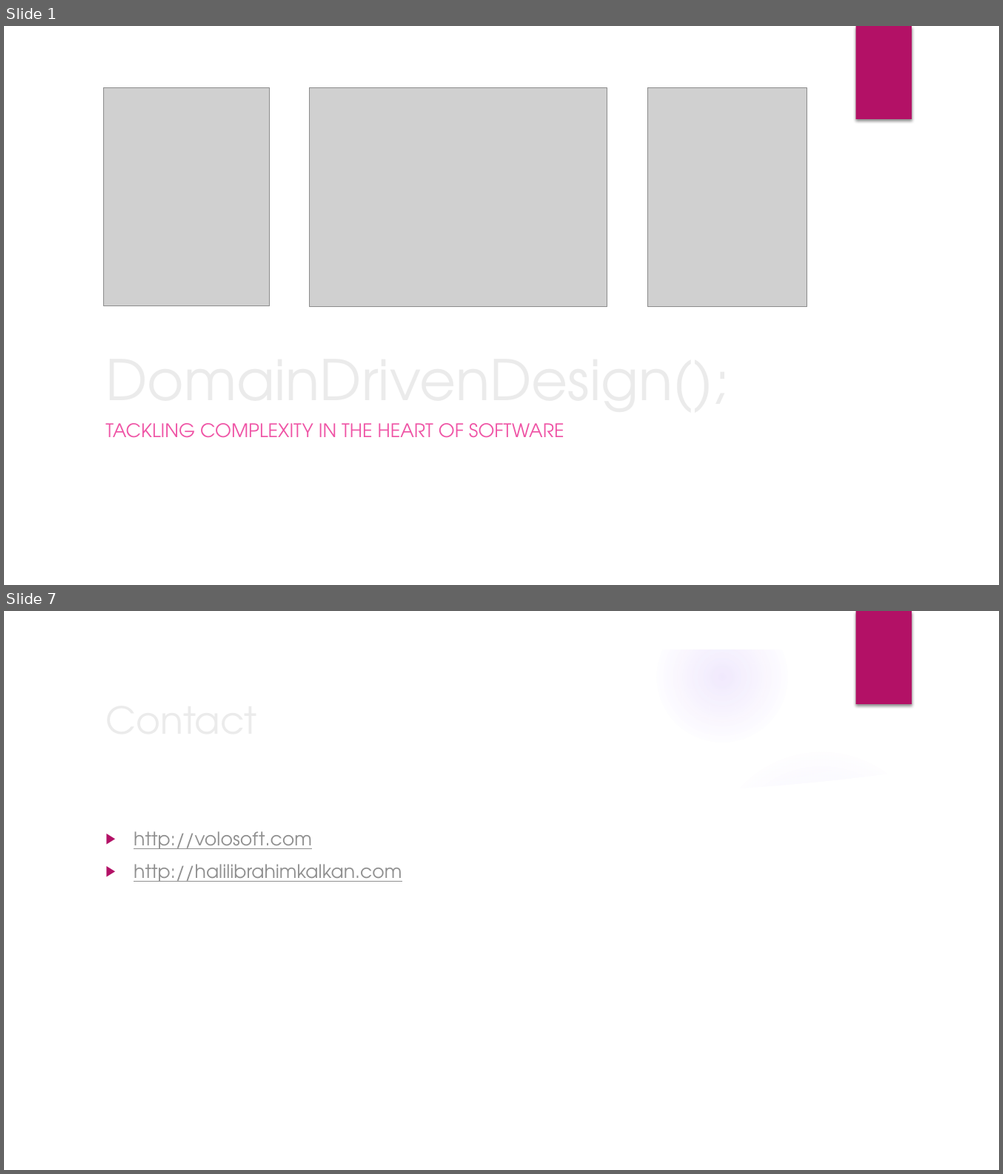
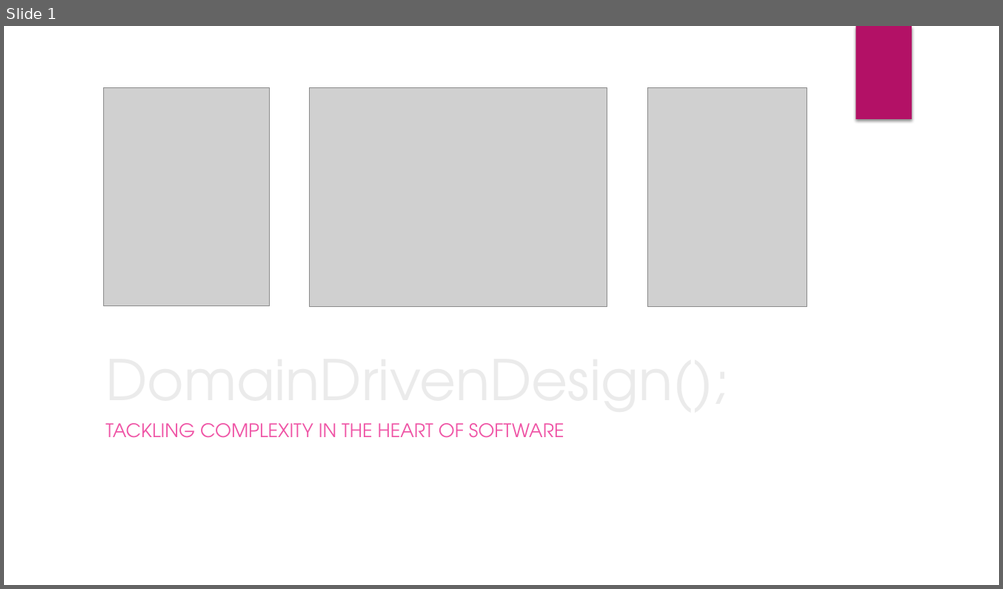
Before and after one commit to hikalkan/samples, a slide deck: DddDemo/doc/DomainDrivenDesign.pptx. Shown one above the other, each under a label of ours: slides 1 and 7 before the commit, slide 1 after it; the slides between them are not shown. The pictures are 1003x1174 and 1003x589 pixels, drawn with LibreOffice and Linux fonts; fonts in the diff are those of the drawing; grey boxes stand for pictures; background and template pictures are left out. Boxes give left, top, right and bottom in pixels: in the first picture for what was removed or moved away, otherwise in the second. Text is boxed around its words. In the diff, an @@ line names an element or a change of style, - is before the commit and + after.

```diff
--- a/DddDemo/doc/DomainDrivenDesign.pptx
+++ b/DddDemo/doc/DomainDrivenDesign.pptx
@@ slide 7 removed at <box>4,611,999,1170</box>, background picture (left out); not listed: 1 template element that a slide beside it also shows @@
@@ group removed at <box>4,611,999,1170</box>: 5 ellipses, 3 freeform shapes @@
@@ title removed at <box>98,690,813,748</box> @@
-Contact
@@ text removed at <box>134,832,401,882</box> @@
-▶ http://volosoft.com
-▶ http://halilibrahimkalkan.com
```
Also in this commit, not shown: 5 slides changed, 2 slides added.
